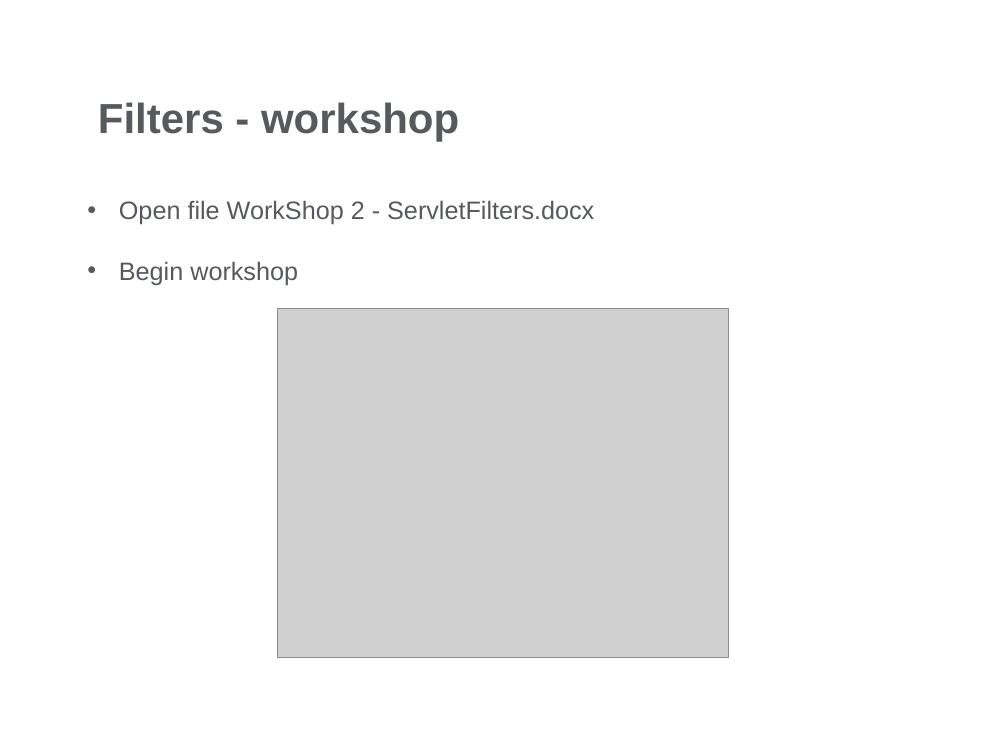
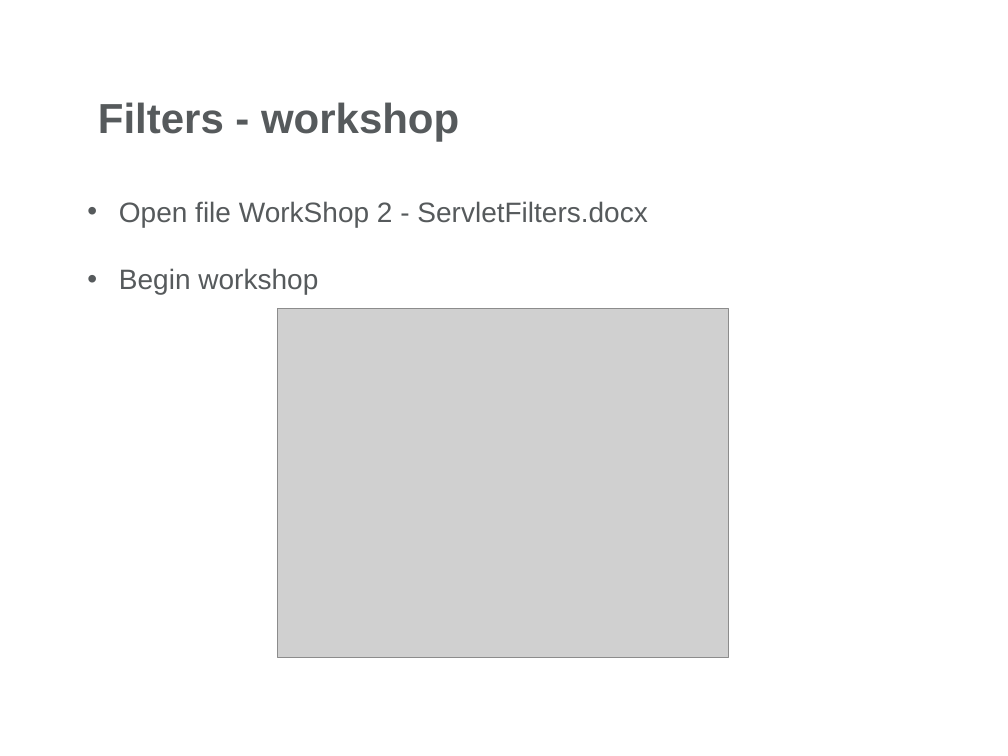
Before and after one commit to milanblank/JavaDocs, a slide deck: slide 24 of Servlets/Day2/Docs/Web Presentation-Part2.pptx. Drawn at 1008x756 pixels with LibreOffice and Linux fonts; fonts in the diff are those of the drawing; grey boxes stand for pictures; background and template pictures are left out. Boxes give left, top, right and bottom in pixels: in the first picture for what was removed or moved away, otherwise in the second. Text is boxed around its words. In the diff, an @@ line names an element or a change of style, - is before the commit and + after.

Commit message:
Servlets day2

```diff
--- a/Servlets/Day2/Docs/Web Presentation-Part2.pptx
+++ b/Servlets/Day2/Docs/Web Presentation-Part2.pptx
@@ text "Open file WorkShop 2 - ..." at [119,201,647,294]: size 18 to 20 pt @@
```
Also in this commit, not shown: 14 other slides changed, 25 other files.
